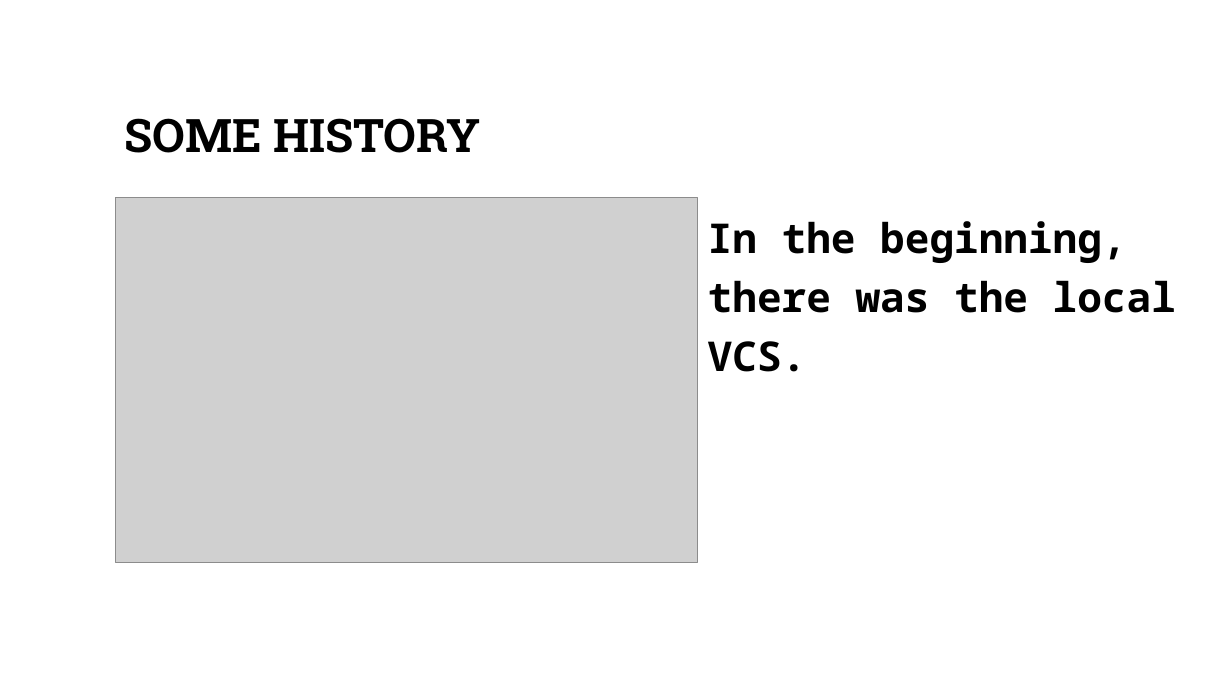
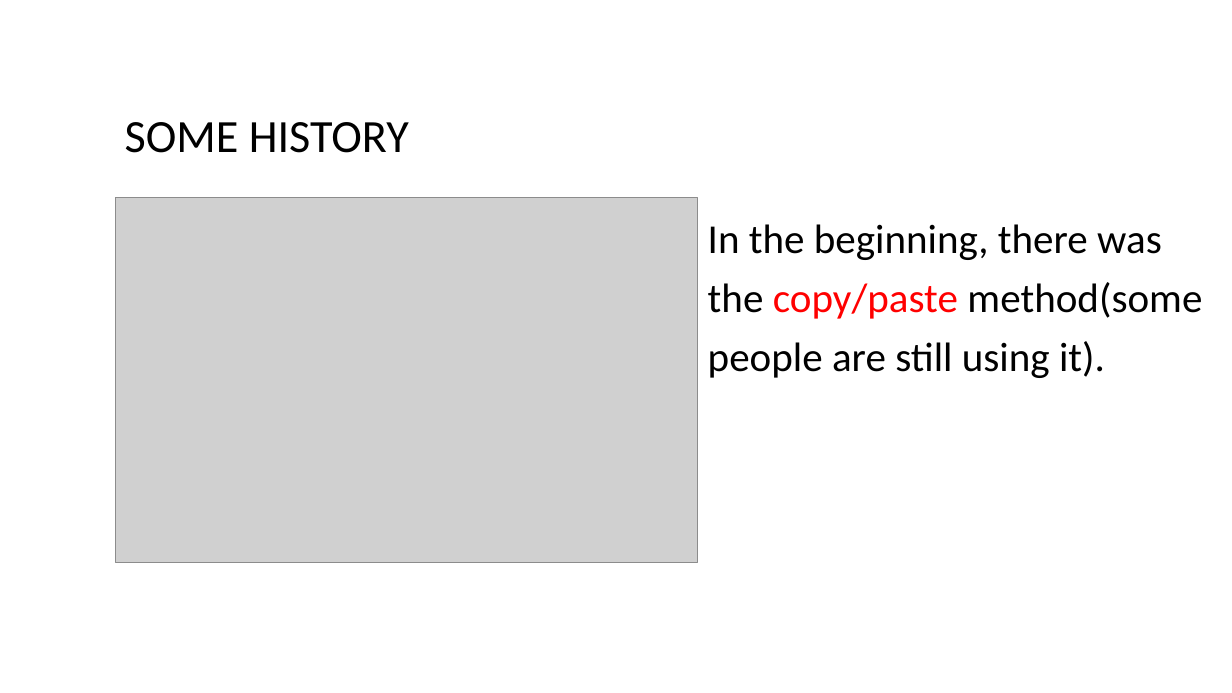
Before and after one commit to bogdanbujdea/git102, a slide deck: slide 7 of Course 1.pptx. Drawn at 1232x693 pixels with LibreOffice and Linux fonts; fonts in the diff are those of the drawing; grey boxes stand for pictures. Boxes give left, top, right and bottom in pixels: in the first picture for what was removed or moved away, otherwise in the second. Text is boxed around its words. In the diff, an @@ line names an element or a change of style, - is before the commit and + after.

```diff
--- a/Course 1.pptx
+++ b/Course 1.pptx
@@ title "SOME HISTORY" at (x1=125, y1=122, x2=409, y2=153): font Roboto Slab to Calibri, bold off @@
@@ text at (x1=708, y1=224, x2=1202, y2=378): text changed; font Noto Sans Mono to Calibri; bold off @@
-In the beginning, there was the local VCS.
+In the beginning, there was the copy/paste method(some people are still using it).
```
Also in this commit, not shown: 3 other slides changed, 1 slide added.
